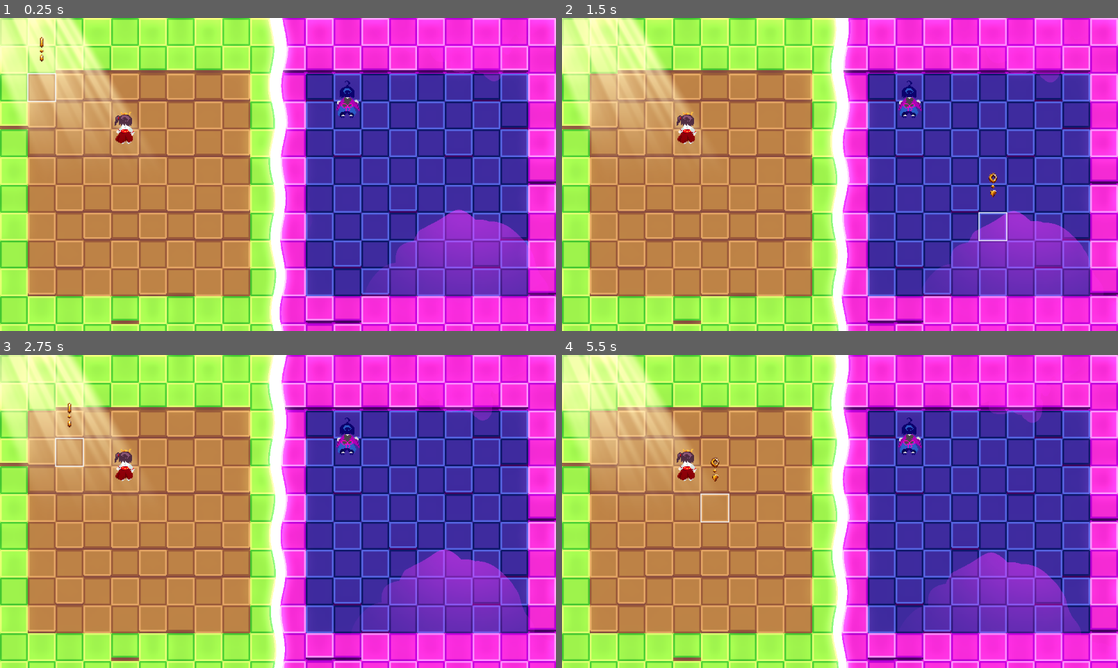
Above: before the commit, frames 1-4 (two rows, left to right).
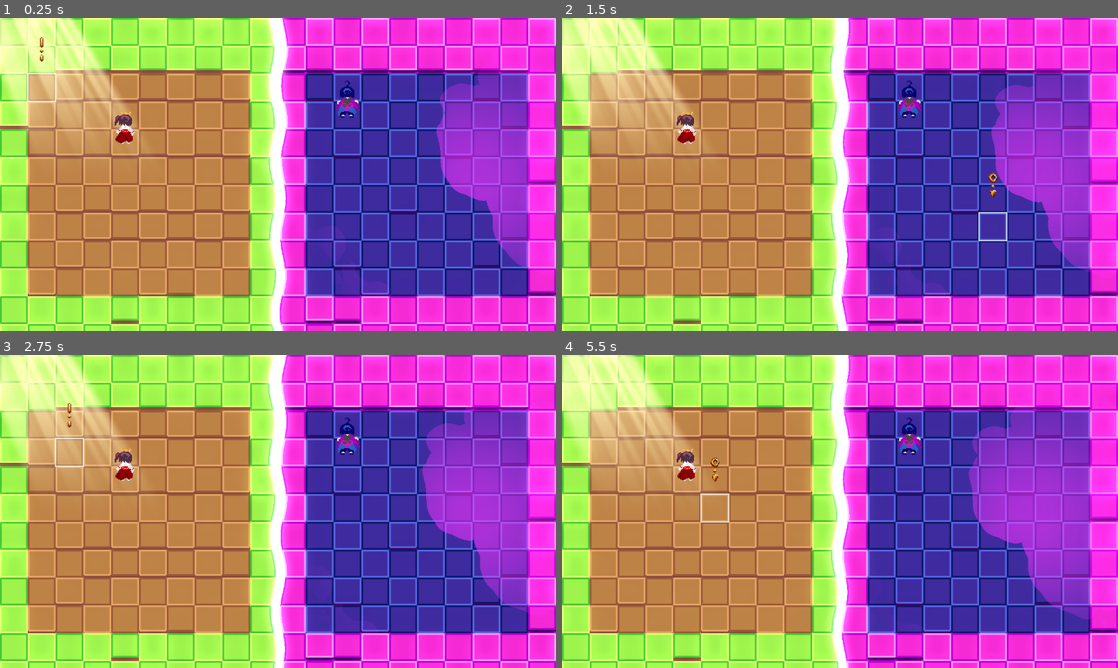
Above: after the commit, the same moments.

Repository: ACristoff/godotwild75
Game: Godot game, scene res://Game/game_manager.tscn
Same seed, same stepped clock (60 frames per second), same inputs: the game is played once before the commit and once after it.
Inputs (mouse positions are in pixels of both pictures, inside the frame that each line leads up to):
- Up to frame 1 (0.25 s): no input
- Up to frame 2 (1.5 s): tap Enter (ui_accept) at 0.5, 0.77 s; move the mouse to (812, 237) at 0.52 s; press the mouse at (812, 237) at 0.53 s; hold Up (ui_up) from 0.53 s (still down); move the mouse to (1006, 221) at 1.27 s; release the mouse at (1006, 221) at 1.28 s; right-click (1006, 221) at 1.35 s
- Up to frame 3 (2.75 s): tap Enter (ui_accept) at 1.52 s; move the mouse to (111, 464) at 2.02 s; release Up (ui_up) at 2.03 s; press the mouse at (111, 464) at 2.03 s; hold Left (ui_left) from 2.03 s (still down)
- Up to frame 4 (5.5 s): move the mouse to (867, 511) at 2.77 s; release the mouse at (867, 511) at 2.78 s; right-click (867, 511) at 2.85 s; tap Enter (ui_accept) at 3.02, 3.77, 4.52 s; move the mouse to (756, 433) at 3.52 s; release Left (ui_left) at 3.53 s; press the mouse at (756, 433) at 3.53 s; hold Down (ui_down) 3.53-4.28 s; move the mouse to (962, 495) at 4.27 s; release the mouse at (962, 495) at 4.28 s; hold Right (ui_right) 4.28-5.03 s; right-click (962, 495) at 4.35 s; move the mouse to (728, 527) at 5.02 s; press the mouse at (728, 527) at 5.03 s; hold Up (ui_up) from 5.03 s (still down)

The runs differ from the first frame. In frame 1, 12% of the frame differs, in the area x 61-100%, y 16-89%; in frame 2, 13%; in frame 3, 13%; in frame 4, 15%, in the area x 64-100%, y 16-89%.

Commit message:
player and smog

Diff:
--- a/Assets/Shaders/clouds.gdshader
+++ b/Assets/Shaders/clouds.gdshader
@@ -18,8 +18,8 @@
 uniform float box_position_y : hint_range(0.0, 1.0) = 0.5; // Y position
 uniform float box_size : hint_range(0.0, 1.0) = 0.2; // Size of the box
 
-const int PRIME_X = 501125321;
-const int PRIME_Y = 1136930381;
+uniform int PRIME_X = 501125221;
+uniform int PRIME_Y = 1136930381;
 
 float lerp(float a, float b, float t) {
     return a + t * (b - a);
--- a/Assets/Shaders/smog.tscn
+++ b/Assets/Shaders/smog.tscn
@@ -16,6 +16,8 @@
 shader_parameter/box_position_x = 0.5
 shader_parameter/box_position_y = 0.5
 shader_parameter/box_size = 0.0
+shader_parameter/PRIME_X = 501125701
+shader_parameter/PRIME_Y = 1136930381
 
 [node name="smog" type="Control"]
 material = SubResource("ShaderMaterial_en568")
--- a/Game/Characters/player_unit.gd
+++ b/Game/Characters/player_unit.gd
@@ -47,8 +47,6 @@
 func state_change(state):
 	unit_state = state
 	unit_state_change.emit(unit_state)
-	#print(unit_state)
-
 func finish_walk():
 	super()
 	state_change(unit_states.IDLE)
--- a/Game/Data/battle_manager.gd
+++ b/Game/Data/battle_manager.gd
@@ -9,8 +9,6 @@
 var active_unit: Unit
 var walkable_cells := []
 var is_player_turn: bool = true
-
-
 
 @onready var unit_overlay = null
 @onready var unit_path: UnitPath = $UnitPath
@@ -112,7 +110,6 @@
 		select_unit(cell)
 	elif active_unit.is_selected:
 		if active_unit.unit_state == PlayerUnit.unit_states.SELECTED && cell != active_unit.cell:
-			prints('happy thoughts', active_unit.cell, cell)
 			deselect_unit()
 			clear_active_unit()
 
Not shown: 1 places in Assets/Shaders/smog.tscn that only renumber resources
